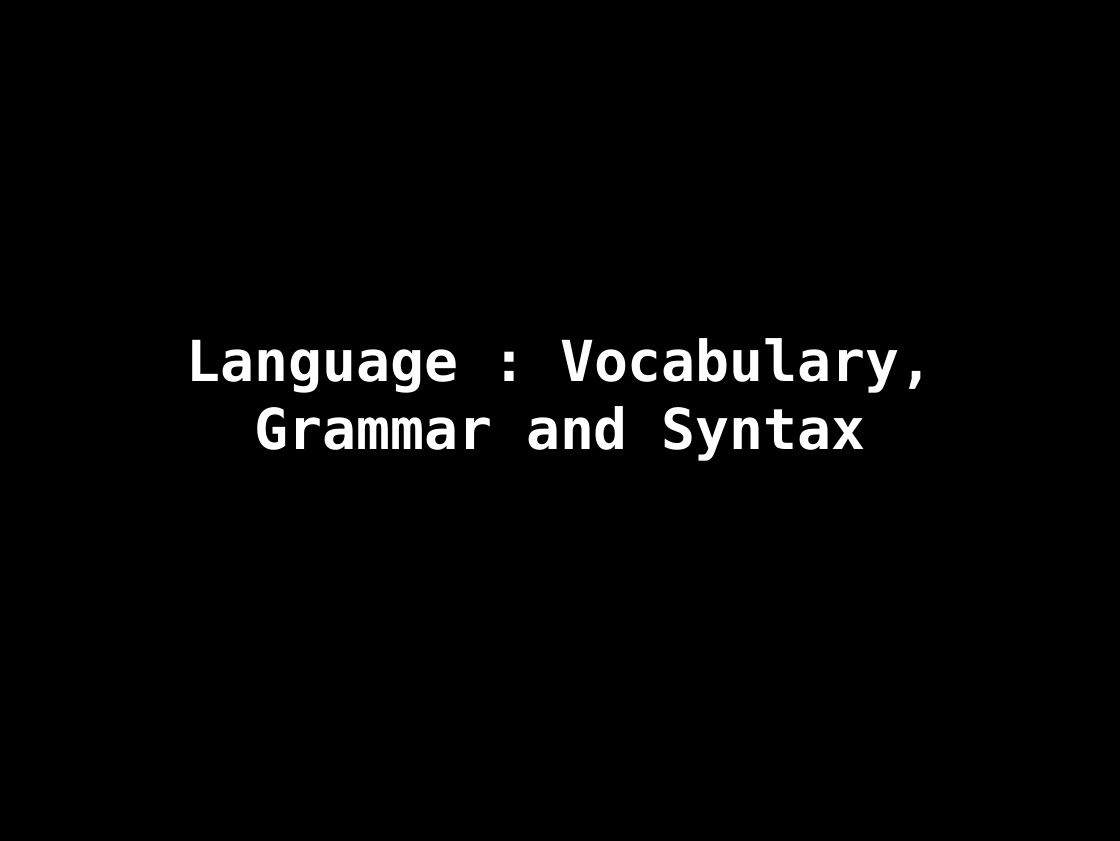
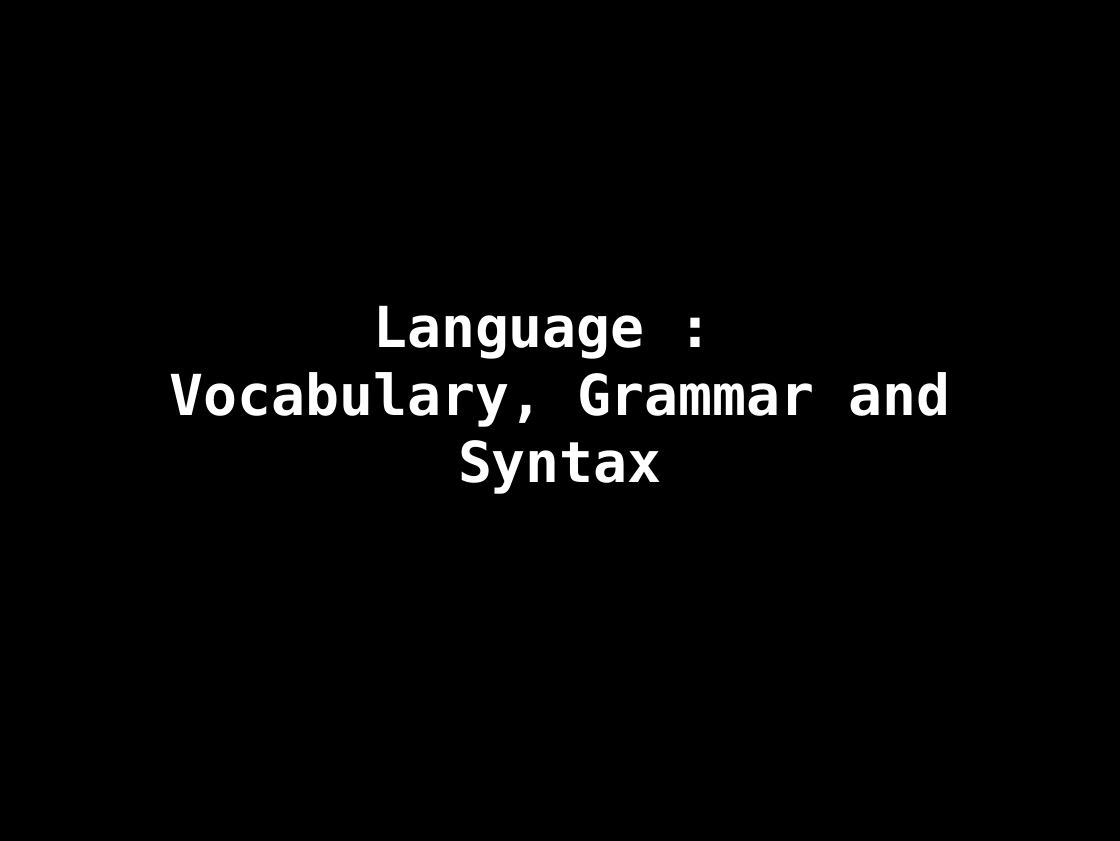
Before and after one commit to danja/hyperdata-2015, a slide deck: slide 22 of docs/salzburg/slides.odp. Drawn at 1120x841 pixels with LibreOffice and Linux fonts; fonts in the diff are those of the drawing. Boxes give left, top, right and bottom in pixels: in the first picture for what was removed or moved away, otherwise in the second. Text is boxed around its words. In the diff, an @@ line names an element or a change of style, - is before the commit and + after.

```diff
--- a/docs/salzburg/slides.odp
+++ b/docs/salzburg/slides.odp
@@ subtitle at (169,305,951,494): text changed @@
-Language : Vocabulary, Grammar and Syntax
+Language :
+Vocabulary, Grammar and Syntax
```
Also in this commit, not shown: 21 other slides changed, 25 slides added, 14 slides removed, 17 other files.
